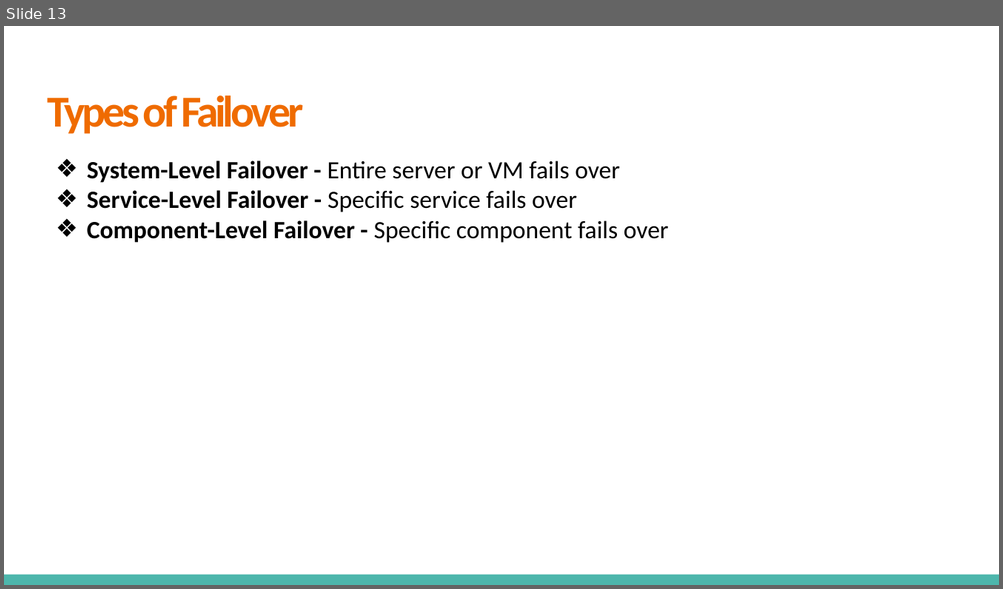
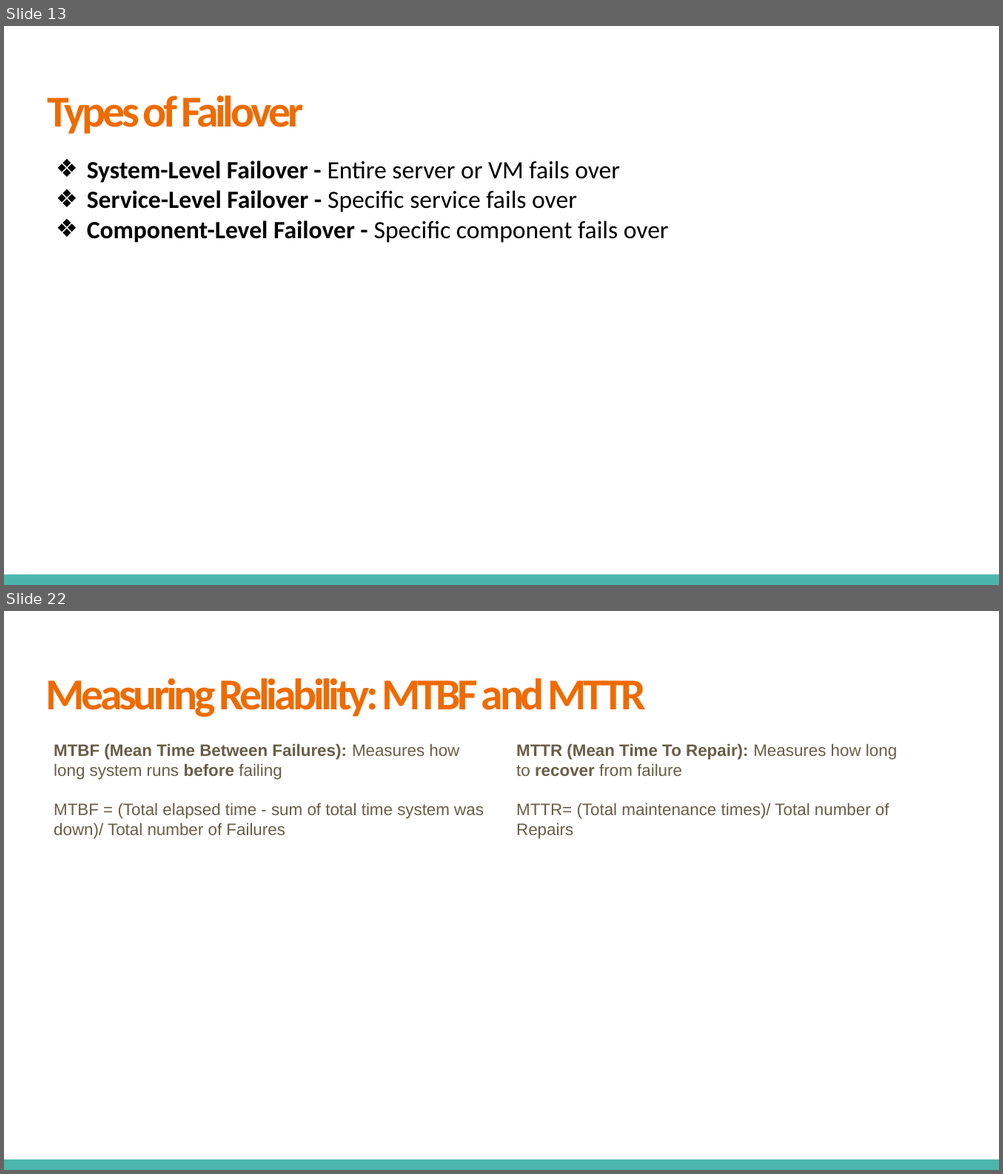
Before and after one commit to VikashChauhan51/system-design, a slide deck: High Level System Design/Fundamentals/2. Attributes of Distributed Systems/Attributes of Distributed Systems.pptx. Shown one above the other, each under a label of ours: slide 13 before the commit, slides 13 and 22 after it; the slides between them are not shown. The pictures are 1003x589 and 1003x1174 pixels, drawn with LibreOffice and Linux fonts; fonts in the diff are those of the drawing. Boxes give left, top, right and bottom in pixels: in the first picture for what was removed or moved away, otherwise in the second. Text is boxed around its words. In the diff, an @@ line names an element or a change of style, - is before the commit and + after.

Commit message:
Distributed System Theorems and  Data Structures

```diff
--- a/High Level System Design/Fundamentals/2. Attributes of Distributed Systems/Attributes of Distributed Systems.pptx
+++ b/High Level System Design/Fundamentals/2. Attributes of Distributed Systems/Attributes of Distributed Systems.pptx
@@ slide 22 added at [4,611,999,1170], background #FFFFFF; not listed: 1 template element that a slide beside it also shows @@
@@ title added at [46,678,646,717], 32 pt, text #EF6B00, bold @@
+Measuring Reliability: MTBF and MTTR
@@ text added at [54,743,484,839], 12 pt, text #695D46 @@
+MTBF (Mean Time Between Failures): Measures how long system runs before failing
+MTBF = (Total elapsed time - sum of total time system was down)/ Total number of Failures
@@ text added at [516,743,896,839], 12 pt, text #695D46 @@
+MTTR (Mean Time To Repair): Measures how long to recover from failure
+MTTR= (Total maintenance times)/ Total number of Repairs
```
Also in this commit, not shown: 2 slides changed, 18 other slides added, 2 other files.
